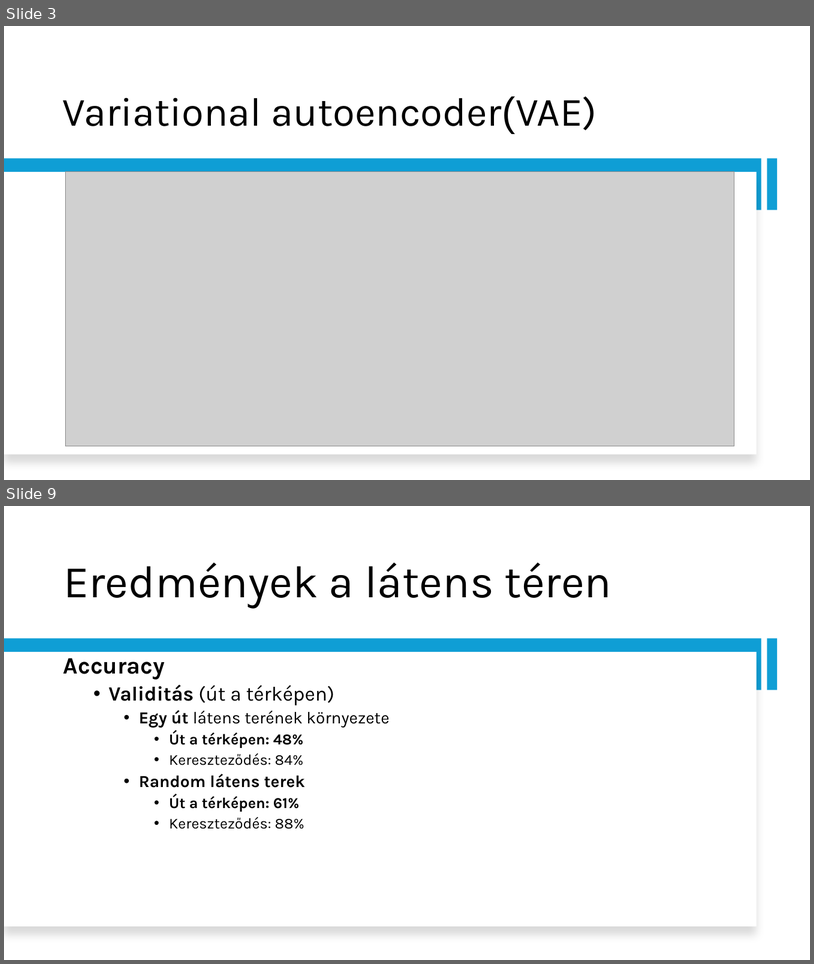
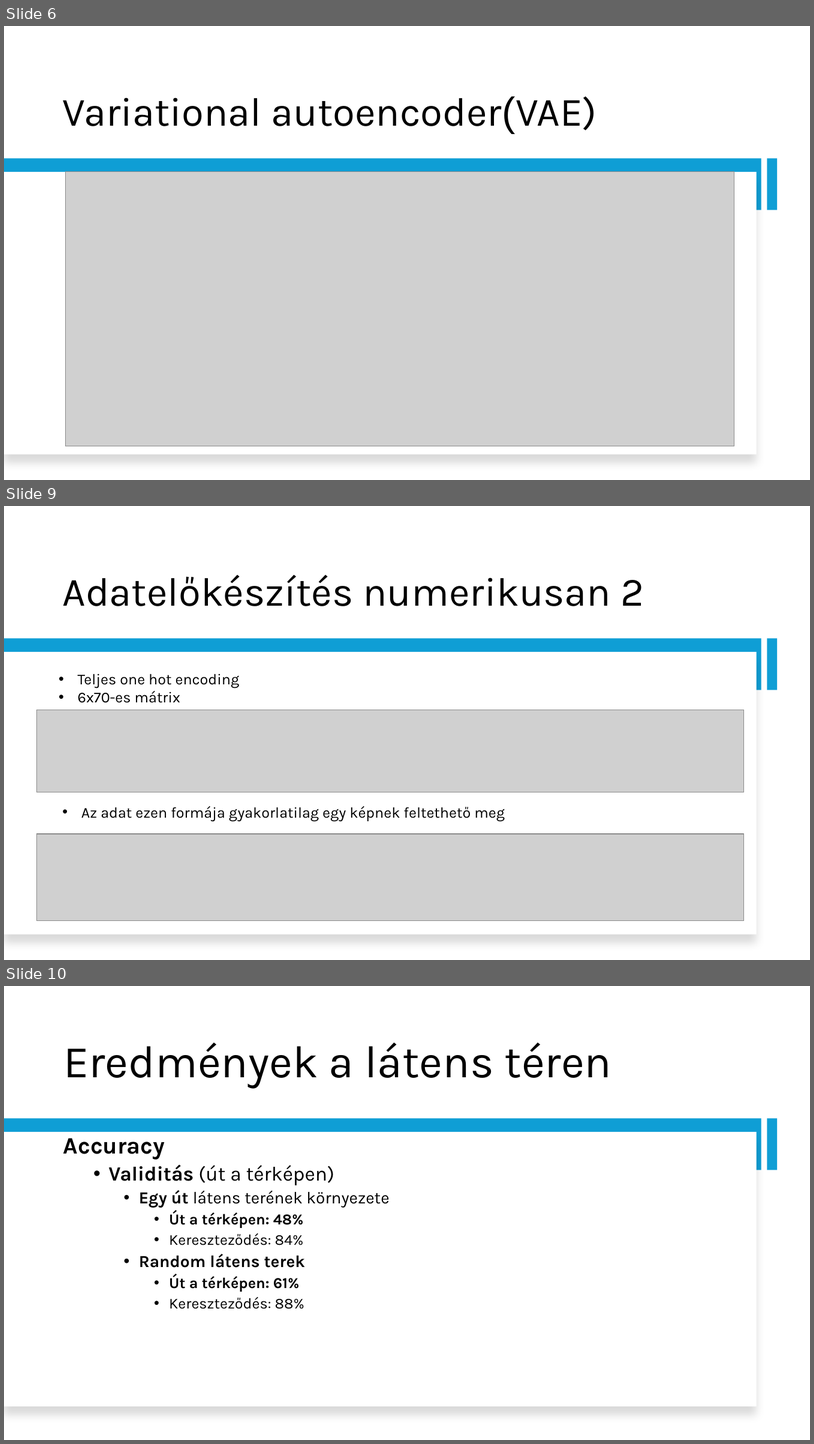
Before and after one commit to Matyiko/Dipterv, a slide deck: Gépjárműkövetés a mesterséges intelligencia módszereivel.pptx. Shown one above the other, each under a label of ours: slides 3 and 9 before the commit, slides 6, 9 and 10 after it; the slides between them are not shown. The pictures are 814x964 and 814x1444 pixels, drawn with LibreOffice and Linux fonts; fonts in the diff are those of the drawing; grey boxes stand for pictures. Boxes give left, top, right and bottom in pixels: in the first picture for what was removed or moved away, otherwise in the second. Text is boxed around its words. In the diff, an @@ line names an element or a change of style, - is before the commit and + after.

```diff
--- a/Gépjárműkövetés a mesterséges intelligencia módszereivel.pptx
+++ b/Gépjárműkövetés a mesterséges intelligencia módszereivel.pptx
@@ slide 9 added at (4, 506, 810, 960), background #FFFFFF @@
@@ title added at (63, 574, 644, 606), 48 pt, text #000000 @@
+Adatelőkészítés numerikusan 2
@@ rectangle added at (4, 639, 762, 690), fill #0F9ED5 @@
@@ rectangle added at (767, 639, 778, 690), fill #0F9ED5 @@
@@ rectangle added at (4, 652, 757, 934), fill #FFFFFF @@
@@ text added at (78, 673, 240, 703), 18 pt, text #000000 @@
+• Teljes one hot encoding
+• 6x70-es mátrix
@@ picture added at (36, 710, 744, 792) @@
@@ text added at (81, 806, 505, 821), 18 pt, text #000000 @@
+• Az adat ezen formája gyakorlatilag egy képnek feltethető meg
@@ picture added at (36, 834, 744, 921) @@
@@ what was slide 3 is now slide 6 @@
@@ what was slide 9 is now slide 10 @@
```
Also in this commit, not shown: 4 slides changed, 12 other slides added, 3 slides removed, 10 other files.
